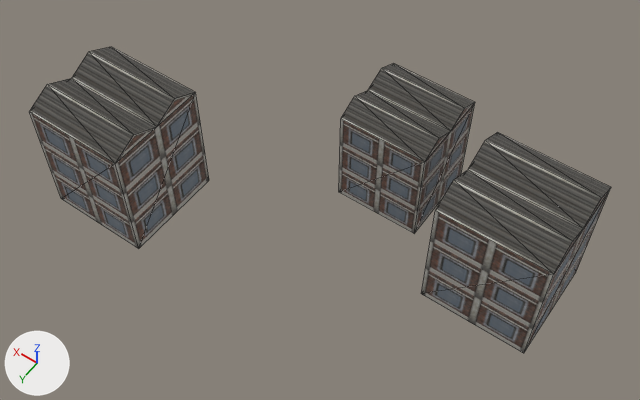
The OBJ model examples/vehicle-playground/res/models/urban/procgen-procpain-district-loft-x1z1.obj: old version first, new version second.
One viewpoint serves both versions: a camera (50 mm lens) standing at (-41.8, 47.3, 57.9) and looking at (-17.6, 13.4, 4.7). The axes (+X, +Y, +Z) are drawn at lower left. The lights are the same throughout. The picture after the commit comes second. Mesh edges are drawn as thin lines. Where no turn or scale is listed for an object, it has been applied to the vertices. Vertices at exactly the same position are counted once.

In view in the first picture: 'procgen-procpain-district-loft-x1z1'.
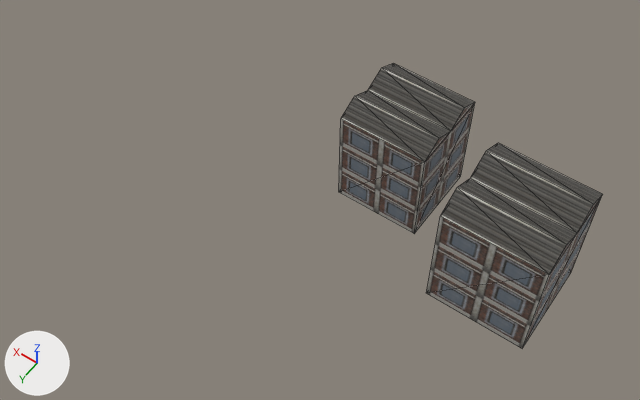
The change, as a diff of the scene's bpy script:
```diff
--- a/examples/vehicle-playground/res/models/urban/procgen-procpain-district-loft-x1z1.obj.py
+++ b/examples/vehicle-playground/res/models/urban/procgen-procpain-district-loft-x1z1.obj.py
@@ me_procgen_procpain_district_loft_x1z1 @@
 # verts and faces of me_procgen_procpain_district_loft_x1z1; kept vertices keep their numbers, new ones are numbered from 42
-me_procgen_procpain_district_loft_x1z1.from_pydata(...)  # 42 vertices, 66 faces; spans x -35.8..2.0, y 1.5..22.8, z 0.0..11.6
+me_procgen_procpain_district_loft_x1z1.from_pydata(...)  # 28 vertices, 44 faces; spans x -35.6..-16.3, y 1.5..13.1, z 0.0..10.8
+# me_procgen_procpain_district_loft_x1z1 part 1: the loose piece of 14 vertices spanning x -6.7..2.0, y 14.1..22.8, z 0.0..11.5 is deleted
+# me_procgen_procpain_district_loft_x1z1 part 2
+verts[0] = (-35.6, 13.1, 0.0)  # moved, pixel (522, 348)
+verts[1] = (-35.6, 4.9, 0.0)  # moved, pixel (571, 272)
+verts[2] = (-35.6, 4.9, 9.8)  # moved, pixel (602, 194)
+verts[3] = (-35.6, 13.1, 9.8)  # moved, pixel (549, 274)
+verts[4] = (-27.4, 4.9, 0.0)  # moved
+verts[5] = (-27.4, 4.9, 9.8)  # moved, pixel (498, 142)
+verts[6] = (-27.4, 13.1, 0.0)  # moved, pixel (426, 293)
+verts[7] = (-27.4, 13.1, 9.8)  # moved, pixel (440, 216)
+verts[8] = (-35.6, 11.0, 10.8)  # moved, pixel (566, 244)
+verts[9] = (-27.4, 11.0, 10.8)  # moved, pixel (457, 187)
+verts[10] = (-35.6, 9.0, 9.8)  # moved, pixel (577, 233)
+verts[11] = (-27.4, 9.0, 9.8)  # moved, pixel (470, 178)
+verts[12] = (-35.6, 7.0, 10.8)  # moved, pixel (593, 204)
+verts[13] = (-27.4, 7.0, 10.8)  # moved, pixel (486, 150)
 me_procgen_procpain_district_loft_x1z1.materials.append(mat_district_facade)
```

Where the change shows, as pixel boxes [x1, y1, x2, y2] in the pictures (640 x 400 px; the box of a moved part takes in the faces that stretch with it):
'procgen-procpain-district-loft-x1z1', reshaped (55% narrower, 7% shorter)
    before: [29, 47, 611, 353]
    after: [339, 63, 603, 348]
part 1 of me_procgen_procpain_district_loft_x1z1, deleted
    before: [29, 47, 209, 249]
part 2 of me_procgen_procpain_district_loft_x1z1, moved or reshaped
    before: [421, 132, 611, 353]
    after: [427, 143, 603, 348]
